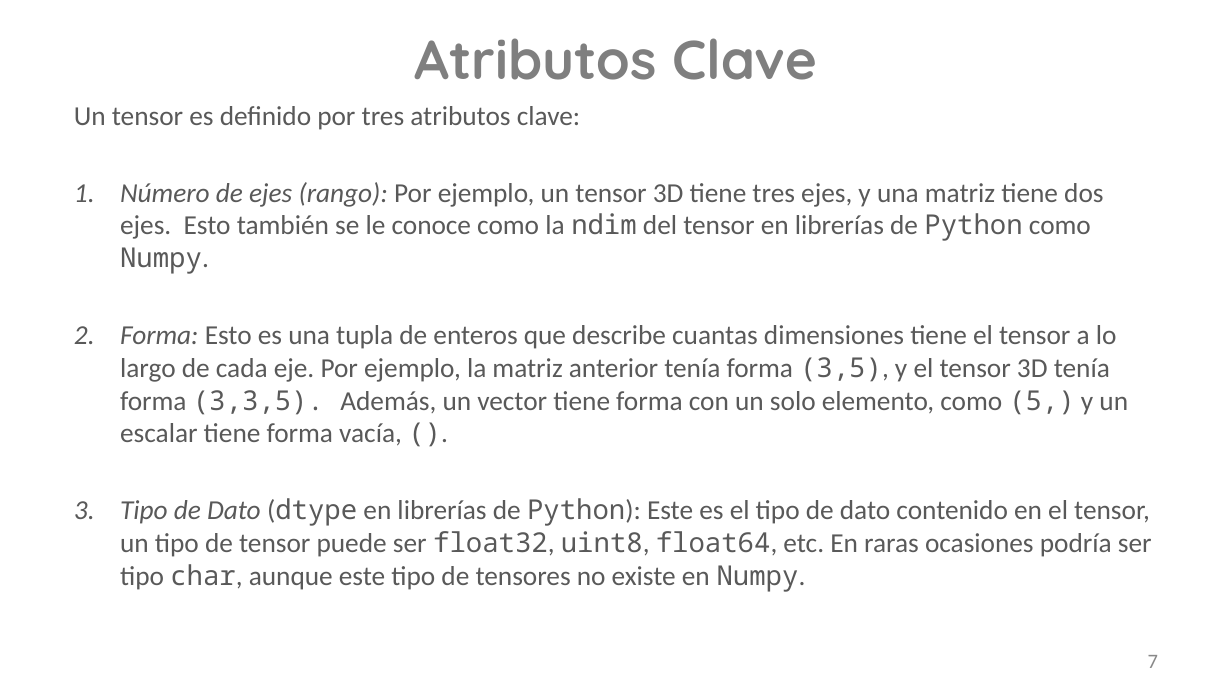
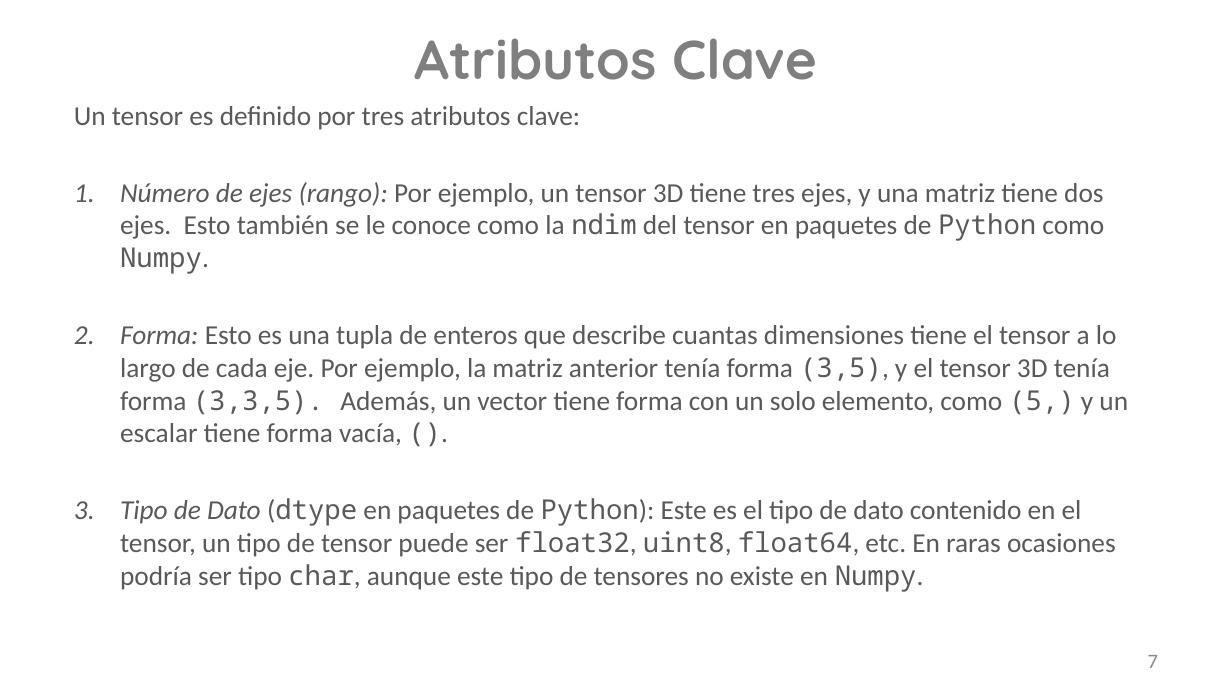
Before and after one commit to shanthalchs/Python-DeepLearning, a slide deck: slide 7 of Python/Fundamentos Matemáticos con Redes Neuronales_2021.pptx. Drawn at 1232x693 pixels with LibreOffice and Linux fonts; fonts in the diff are those of the drawing; background and template pictures are left out. Boxes give left, top, right and bottom in pixels: in the first picture for what was removed or moved away, otherwise in the second. Text is boxed around its words. In the diff, an @@ line names an element or a change of style, - is before the commit and + after.

```diff
--- a/Python/Fundamentos Matemáticos con Redes Neuronales_2021.pptx
+++ b/Python/Fundamentos Matemáticos con Redes Neuronales_2021.pptx
@@ text at [120,182,1104,274]: text changed @@
-1. Número de ejes (rango): Por ejemplo, un tensor 3D tiene tres ejes, y una matriz tiene dos ejes. Esto también se le conoce como la ndim del tensor en librerías de Python como Numpy.
+1. Número de ejes (rango): Por ejemplo, un tensor 3D tiene tres ejes, y una matriz tiene dos ejes. Esto también se le conoce como la ndim del tensor en paquetes de Python como Numpy.
@@ text at [120,498,1116,592]: text changed @@
-3. Tipo de Dato (dtype en librerías de Python): Este es el tipo de dato contenido en el tensor, un tipo de tensor puede ser float32, uint8, float64, etc. En raras ocasiones podría ser tipo char, aunque este tipo de tensores no existe en Numpy.
+3. Tipo de Dato (dtype en paquetes de Python): Este es el tipo de dato contenido en el tensor, un tipo de tensor puede ser float32, uint8, float64, etc. En raras ocasiones podría ser tipo char, aunque este tipo de tensores no existe en Numpy.
```
Also in this commit, not shown: 15 other slides changed, 3 slides added, 6 other files.
